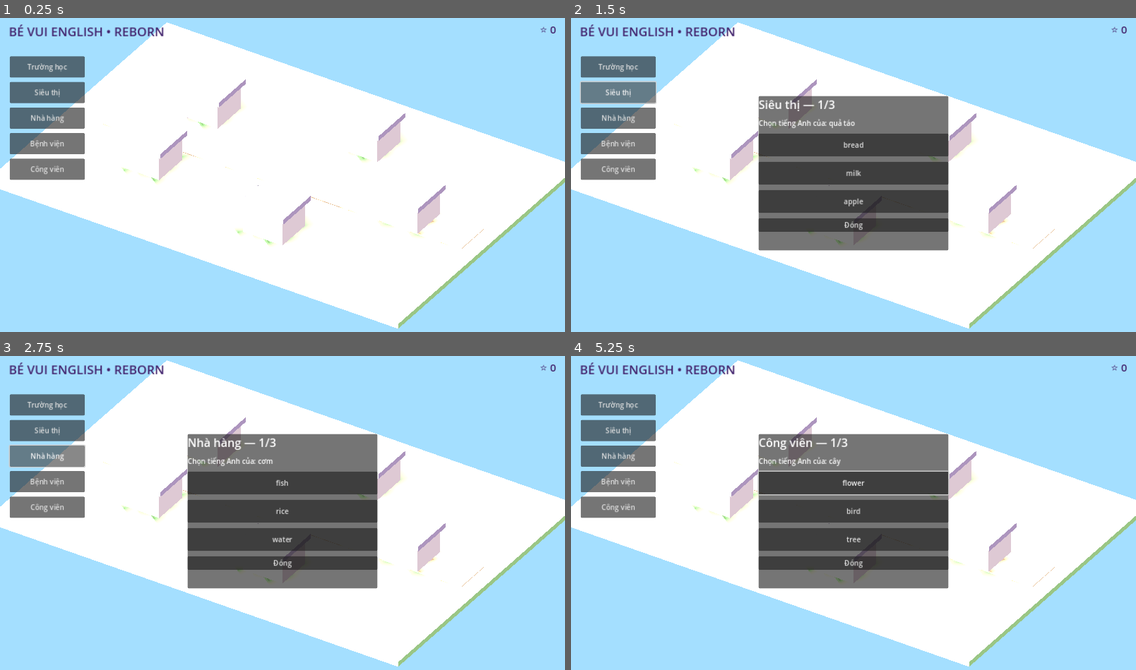
Above: before the commit, frames 1-4 (two rows, left to right).
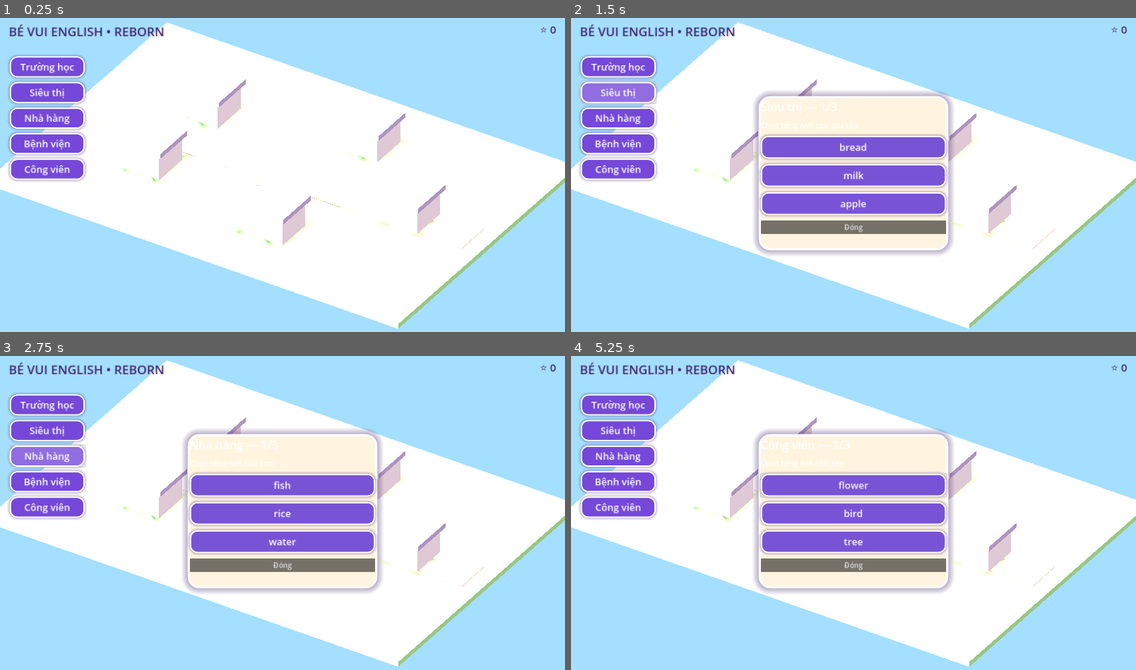
Above: after the commit, the same moments.

Repository: contrung556-debug/GameTA
Game: Godot game, scene res://scenes/main.tscn
Two runs of this game, one before a commit and one after it. Both use one fixed random seed, a clock stepped at 60 frames per second and the inputs below.
Inputs:
- Up to frame 1 (0.25 s): no input
- Up to frame 2 (1.5 s): click "Trường học" at 0.5 s; click "Siêu thị" at 1.25 s
- Up to frame 3 (2.75 s): click "Nhà hàng" at 2 s
- Up to frame 4 (5.25 s): click "Bệnh viện" at 2.75 s; click "Công viên" at 3.5 s; click "flower" at 4.25 s; click "OK" at 5 s

The runs differ from the first frame. In frame 1, 5.1% of the frame differs, in the area x 1-16%, y 11-53%; in frame 2, 23%; in frame 3, 23%; in frame 4, 23%, in the area x 1-68%, y 11-76%.

Commit message:
Polish first playable vocabulary feature with rounded colorful buttons and lesson card

Diff:
--- a/be_vui_reborn/scripts/main.gd
+++ b/be_vui_reborn/scripts/main.gd
@@ -16,6 +16,7 @@
 var scene_root: Node3D
 var cat: Node3D
 var camera: Camera3D
+var selected_button: Button
 
 func _ready() -> void:
  _load()
@@ -114,6 +115,7 @@
   var b:=Button.new()
   b.text=place
   b.custom_minimum_size=Vector2(170,48)
+  _decorate_button(b,Color("#7548d9"))
   b.pressed.connect(_start_lesson.bind(place))
   menu.add_child(b)
  var overlay:=PanelContainer.new()
@@ -122,6 +124,14 @@
  overlay.custom_minimum_size=Vector2(430,350)
  overlay.position=Vector2(-215,-175)
  overlay.visible=false
+ var panel_style:=StyleBoxFlat.new()
+ panel_style.bg_color=Color("#fff4df")
+ panel_style.set_corner_radius_all(26)
+ panel_style.set_border_width_all(5)
+ panel_style.border_color=Color("#ffffff")
+ panel_style.shadow_color=Color(0.25,0.14,0.4,0.35)
+ panel_style.shadow_size=15
+ overlay.add_theme_stylebox_override("panel",panel_style)
  root.add_child(overlay)
  answers=VBoxContainer.new()
  answers.add_theme_constant_override("separation",12)
@@ -166,6 +176,7 @@
   var b:=Button.new()
   b.text=option
   b.custom_minimum_size=Vector2(360,52)
+  _decorate_button(b,Color("#7953d6"))
   b.pressed.connect(_choose.bind(option,str(entry[0])))
   answers.add_child(b)
  var exit:=Button.new()
@@ -184,6 +195,26 @@
   tip.popup_centered()
   tip.confirmed.connect(tip.queue_free)
 
+func _decorate_button(b: Button,color: Color) -> void:
+ b.add_theme_font_size_override("font_size",22)
+ b.add_theme_color_override("font_color",Color.WHITE)
+ b.add_theme_color_override("font_hover_color",Color.WHITE)
+ b.add_theme_color_override("font_pressed_color",Color.WHITE)
+ var style:=StyleBoxFlat.new()
+ style.bg_color=color
+ style.set_corner_radius_all(17)
+ style.set_border_width_all(3)
+ style.border_color=Color("#ffffff")
+ style.shadow_color=Color(0.3,0.16,0.47,0.3)
+ style.shadow_size=6
+ b.add_theme_stylebox_override("normal",style)
+ var hover:=style.duplicate() as StyleBoxFlat
+ hover.bg_color=color.lightened(0.2)
+ b.add_theme_stylebox_override("hover",hover)
+ var pressed:=style.duplicate() as StyleBoxFlat
+ pressed.bg_color=color.darkened(0.15)
+ b.add_theme_stylebox_override("pressed",pressed)
+
 func _update_status() -> void:
  status.text="⭐ %d" % stars
 
